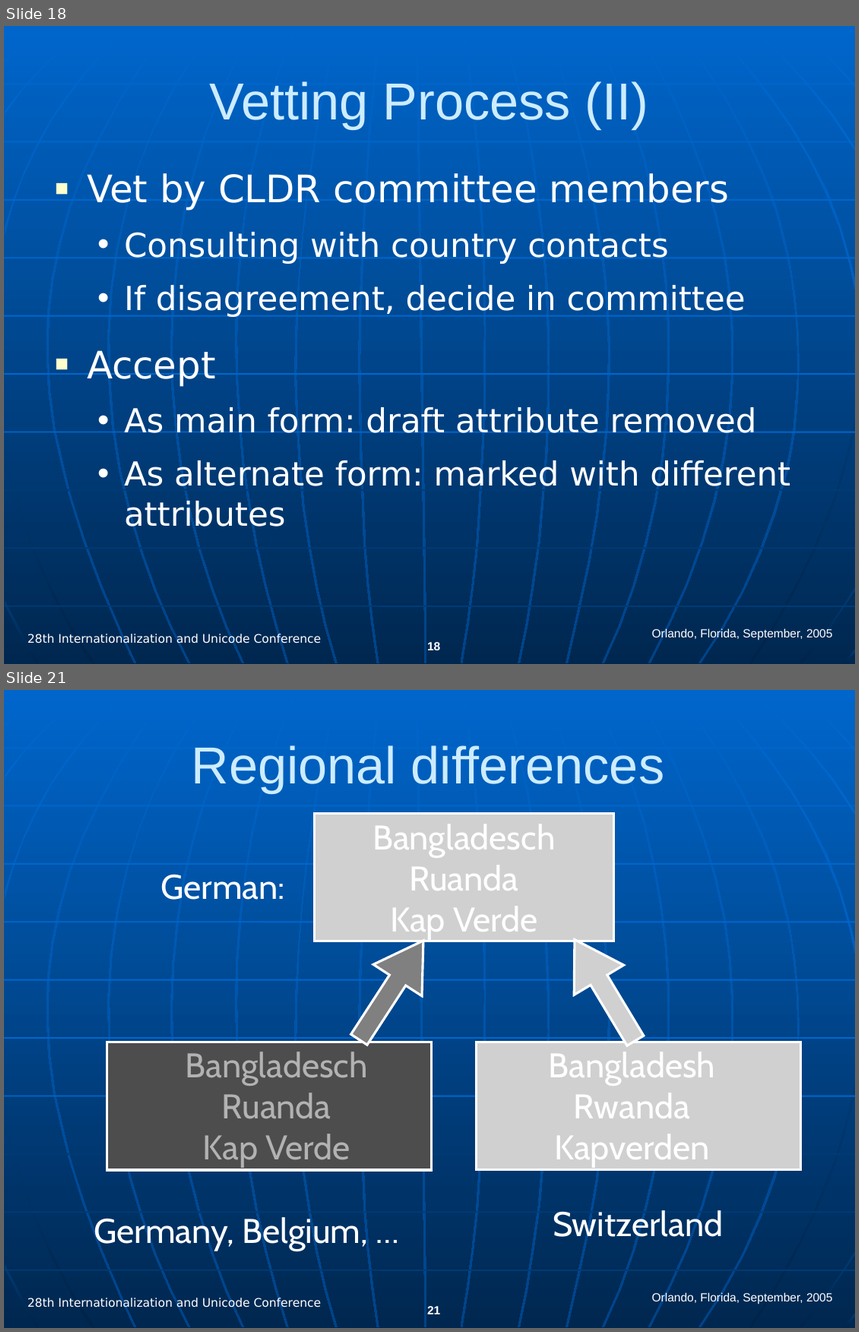
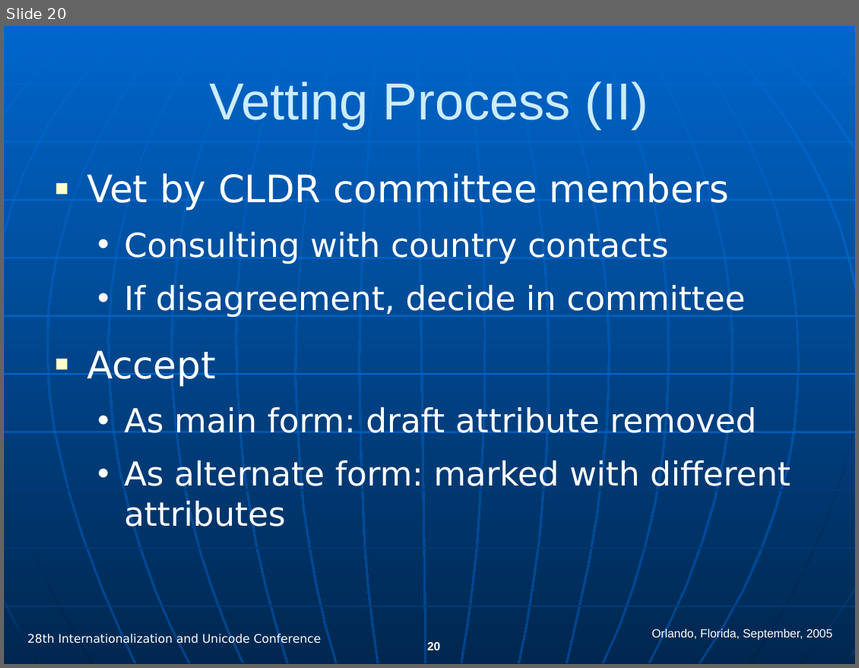
Before and after one commit to hanikesn/cldr, a slide deck: docs/presentations/cldr_overview.ppt. Shown one above the other, each under a label of ours: slides 18 and 21 before the commit, slide 20 after it; the slides between them are not shown. The pictures are 859x1332 and 859x668 pixels, drawn with LibreOffice and Linux fonts; fonts in the diff are those of the drawing; grey boxes stand for pictures. Boxes give left, top, right and bottom in pixels: in the first picture for what was removed or moved away, otherwise in the second. Text is boxed around its words. In the diff, an @@ line names an element or a change of style, - is before the commit and + after.

Commit message:
cldrbug 0: presentation as presented at the IUC 28 conference

```diff
--- a/docs/presentations/cldr_overview.ppt
+++ b/docs/presentations/cldr_overview.ppt
@@ slide 21 removed at [4, 690, 855, 1328], background gradient #0066CC to #00274F; not listed: 36 template elements that a slide beside it also shows @@
@@ title removed at [192, 745, 664, 793] @@
-Regional differences
@@ picture removed at [315, 813, 614, 941] @@
@@ text removed at [373, 825, 555, 940] @@
-Bangladesch
-Ruanda
-Kap Verde
@@ text removed at [161, 874, 285, 900] @@
-German:
@@ freeform shape removed at [335, 925, 448, 1056] @@
@@ picture removed at [550, 925, 661, 1056] @@
@@ rectangle removed at [107, 1043, 431, 1171] @@
@@ text removed at [186, 1052, 368, 1168] @@
-Bangladesch
-Ruanda
-Kap Verde
@@ picture removed at [477, 1043, 800, 1170] @@
@@ text removed at [548, 1053, 715, 1168] @@
-Bangladesh
-Rwanda
-Kapverden
@@ text removed at [553, 1208, 723, 1245] @@
-Switzerland
@@ text removed at [94, 1214, 368, 1252] @@
-Germany, Belgium, …
@@ text removed at [28, 1297, 322, 1310] @@
-28th Internationalization and Unicode Conference
@@ what was slide 18 is now slide 20 @@
@@ page number at [427, 642, 440, 651]: text changed @@
-18
+20
```
Also in this commit, not shown: 16 slides changed, 2 slides added, 5 other slides removed.
